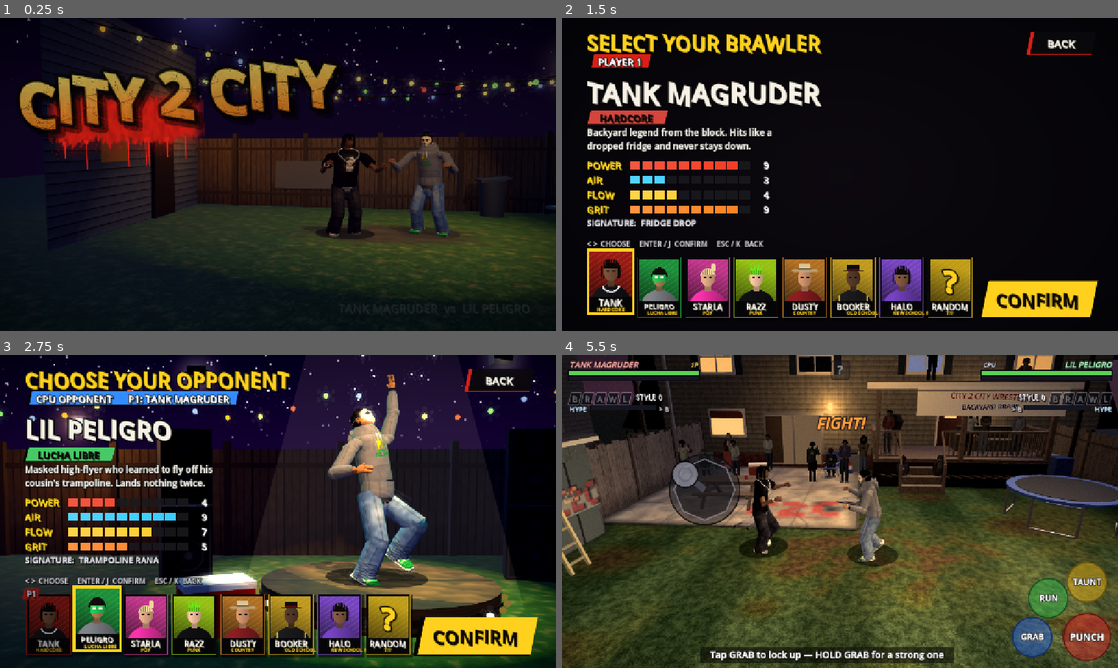
Above: before the commit, frames 1-4 (two rows, left to right).
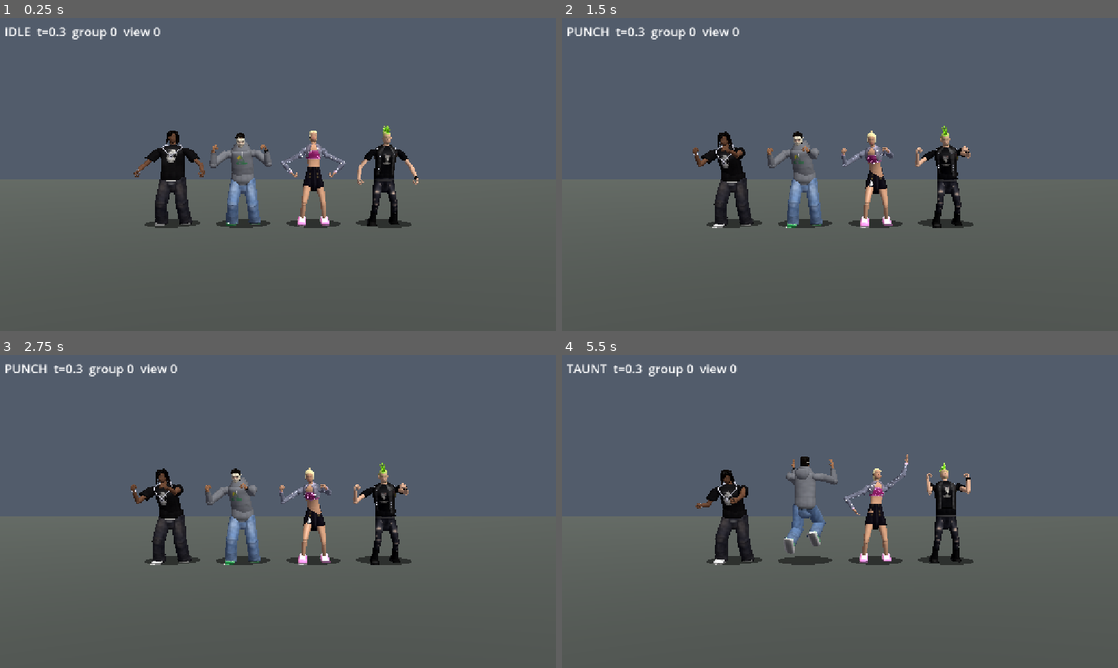
Above: after the commit, the same moments.

Repository: mygoodvibes24/turnbuckle-thunder
Game: Godot game, scene res://dbg.tscn
Same seed, same stepped clock (60 frames per second), same inputs: the game is played once before the commit and once after it. Before the commit the project starts from res://title.tscn.
Inputs (mouse positions are in pixels of both pictures, inside the frame that each line leads up to):
- Up to frame 1 (0.25 s): no input
- Up to frame 2 (1.5 s): tap Enter at 0.5 s; move the mouse to (962, 158) at 0.52 s; hold D 0.53-1.25 s; tap 1 at 0.6 s; click (962, 158) at 0.67 s; tap Space at 0.77, 1.07 s; tap 2 at 0.8 s; click (689, 171) at 1.25 s, where only the run before the commit has a clickable "STORY MODE"
- Up to frame 3 (2.75 s): click (472, 636) at 2 s, where only the run before the commit has a clickable "CONFIRM"
- Up to frame 4 (5.5 s): click (1034, 636) at 2.75 s, where only the run before the commit has a clickable "CONFIRM"; drag from (728, 527) to (812, 574) at 3.52 s; move the mouse to (895, 442) at 4.27 s; hold D 4.28-5 s; tap 3 at 4.35 s; tap 4 at 4.55 s; drag from (812, 574) to (673, 464) at 5.02 s

The runs differ from the first frame. In frame 1, 98% of the frame differs, in the area x 0-100%, y 0-100%; in frame 2, 98%; in frame 3, 98%; in frame 4, 99%.

Commit message:
THROWAWAY debug pose scene (never merge)

Diff:
--- /dev/null
+++ b/dbg.tscn
@@ -0,0 +1,6 @@
+[gd_scene load_steps=2 format=3]
+
+[ext_resource type="Script" path="res://scripts/dbg_pose.gd" id="1"]
+
+[node name="Dbg" type="Node3D"]
+script = ExtResource("1")
--- a/project.godot
+++ b/project.godot
@@ -5,7 +5,7 @@
 
 config/name="City 2 City Wrestling"
 config/description="Prototype 3D grappling wrestling game built for Xogot / Godot 4."
-run/main_scene="res://title.tscn"
+run/main_scene="res://dbg.tscn"
 config/features=PackedStringArray("4.4", "Mobile")
 config/icon="res://icon.svg"
 
--- /dev/null
+++ b/scripts/dbg_pose.gd
@@ -0,0 +1,146 @@
+extends Node3D
+## THROWAWAY debug scene (never merged): every roster fighter + Mom in a frozen pose.
+## Keys: 1 idle, 2 punch, 3 lock-up, 4 taunt, 5 down; Q group A / W group B;
+## Z/X/C/V state time 0.1/0.3/0.7/1.6; E camera front / 3-4 / back / close.
+const Wrestler := preload("res://scripts/wrestler.gd")
+const Roster := preload("res://scripts/roster.gd")
+const StoryData := preload("res://scripts/story_data.gd")
+
+var fighters: Array = []
+var partners: Array = []
+var cam: Camera3D
+var pose := 1
+var group := 0
+var st := 0.3
+var view := 0
+var label: Label
+
+
+func _ready() -> void:
+	var env := WorldEnvironment.new()
+	var e := Environment.new()
+	e.background_mode = Environment.BG_COLOR
+	e.background_color = Color(0.32, 0.36, 0.42)
+	e.ambient_light_source = Environment.AMBIENT_SOURCE_COLOR
+	e.ambient_light_color = Color(0.55, 0.55, 0.6)
+	e.ambient_light_energy = 0.8
+	env.environment = e
+	add_child(env)
+	var sun := DirectionalLight3D.new()
+	sun.rotation = Vector3(-0.8, 0.5, 0.0)
+	sun.light_energy = 1.3
+	add_child(sun)
+	var floor_m := MeshInstance3D.new()
+	var pm := PlaneMesh.new()
+	pm.size = Vector2(40, 40)
+	floor_m.mesh = pm
+	var fm := StandardMaterial3D.new()
+	fm.albedo_color = Color(0.25, 0.27, 0.25)
+	floor_m.material_override = fm
+	add_child(floor_m)
+	var looks: Array = []
+	for r in Roster.ROSTER:
+		looks.append([str(r["display_name"]), r["look"]])
+	var mom: Dictionary = StoryData.CAST["mom"]
+	looks.append(["MOM", mom["look"]])
+	var plook: Dictionary = Roster.ROSTER[0]["look"]
+	for i in looks.size():
+		var w: Node3D = Wrestler.new()
+		add_child(w)
+		var lk: Dictionary = looks[i][1]
+		w.setup(str(looks[i][0]), lk.duplicate(true), false)
+		fighters.append(w)
+		var p: Node3D = Wrestler.new()
+		add_child(p)
+		p.setup("PARTNER", plook.duplicate(true), false)
+		partners.append(p)
+		w.set("opponent", p)
+		p.set("opponent", w)
+	cam = Camera3D.new()
+	cam.fov = 40
+	add_child(cam)
+	cam.current = true
+	var cl := CanvasLayer.new()
+	add_child(cl)
+	label = Label.new()
+	label.position = Vector2(10, 10)
+	label.add_theme_font_size_override("font_size", 28)
+	cl.add_child(label)
+
+
+func _input(ev: InputEvent) -> void:
+	if ev is InputEventKey and ev.pressed:
+		match ev.keycode:
+			KEY_1: pose = 1
+			KEY_2: pose = 2
+			KEY_3: pose = 3
+			KEY_4: pose = 4
+			KEY_5: pose = 5
+			KEY_Q: group = 0
+			KEY_W: group = 1
+			KEY_Z: st = 0.1
+			KEY_X: st = 0.3
+			KEY_C: st = 0.7
+			KEY_V: st = 1.6
+			KEY_E: view = (view + 1) % 4
+
+
+func _process(_dt: float) -> void:
+	var names := ["", "IDLE", "PUNCH", "LOCK-UP", "TAUNT", "DOWN"]
+	label.text = "%s  t=%.1f  group %d  view %d" % [names[pose], st, group, view]
+	var spacing := 2.6 if pose == 3 else 1.4
+	for i in fighters.size():
+		var w: Node3D = fighters[i]
+		var p: Node3D = partners[i]
+		var on := int(i / 4) == group
+		w.visible = on
+		p.visible = on and pose == 3
+		var x := (float(i % 4) - 1.5) * spacing
+		var fwd := Vector3(0, 0, 1)
+		if pose == 3:
+			fwd = Vector3(1, 0, 0)
+			w.position = Vector3(x - 0.45, 0, 0)
+			p.position = Vector3(x + 0.45, 0, 0)
+		else:
+			w.position = Vector3(x, 0, 0)
+			p.position = Vector3(x, 0, 30)
+		w.set("facing", fwd)
+		w.rotation.y = atan2(fwd.x, fwd.z)
+		if pose == 3:
+			p.set("facing", -fwd)
+			p.rotation.y = atan2(-fwd.x, -fwd.z)
+		else:
+			p.set("facing", Vector3(0, 0, -1))
+			p.rotation.y = PI
+		var s: int = Wrestler.S.IDLE
+		match pose:
+			2: s = Wrestler.S.PUNCH
+			3: s = Wrestler.S.TIEUP_ATK
+			4: s = Wrestler.S.TAUNT
+			5: s = Wrestler.S.DOWN
+		w.set("state", s)
+		w.set("state_time", st)
+		w.call("_update_pose", 0.05)
+		if pose == 3:
+			p.set("state", Wrestler.S.TIEUP_DEF)
+			p.set("state_time", st)
+			p.call("_update_pose", 0.05)
+	var span := spacing * 4.0
+	var d := span * 1.35 + 1.0
+	match view:
+		0:
+			cam.position = Vector3(0, 1.3, d)
+			cam.look_at(Vector3(0, 1.0, 0))
+		1:
+			cam.position = Vector3(d * 0.6, 1.6, d * 0.8)
+			cam.look_at(Vector3(0, 0.9, 0))
+		2:
+			cam.position = Vector3(0, 1.5, -d)
+			cam.look_at(Vector3(0, 1.0, 0))
+		3:
+			if pose == 5:
+				cam.position = Vector3(0, 4.5, d * 0.55)
+				cam.look_at(Vector3(0, 0.3, 0))
+			else:
+				cam.position = Vector3(0, 1.4, d * 0.55)
+				cam.look_at(Vector3(0, 1.2, 0))
